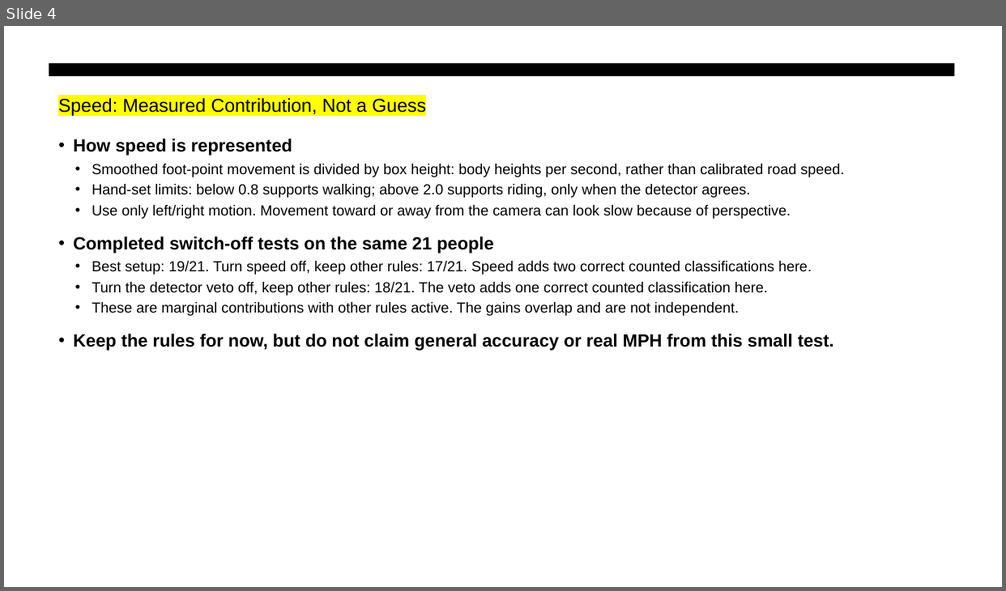
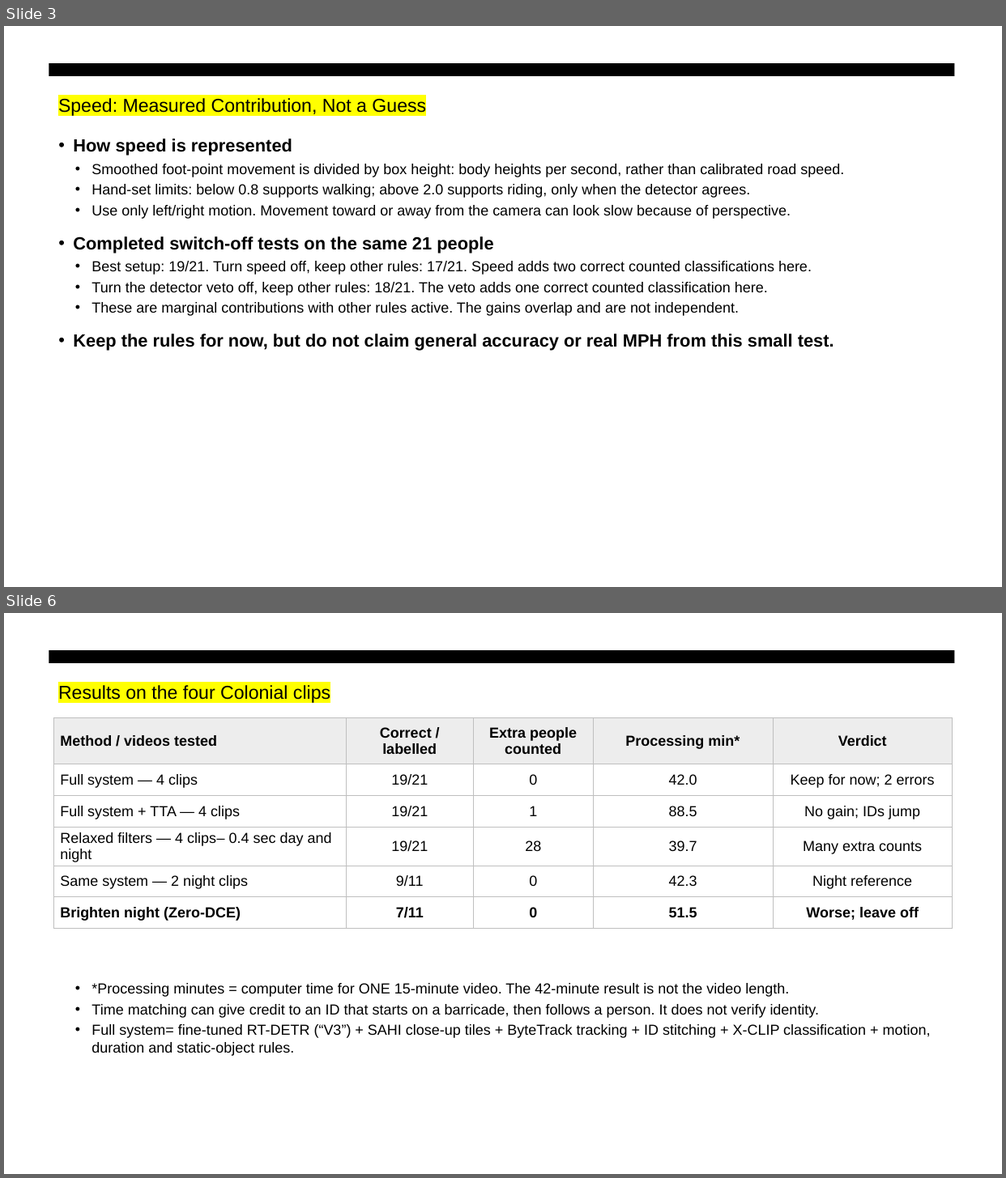
Before and after one commit to RithikaMathew/objectDetect, a slide deck: reports/presentations/bike_weekly_meeting_10_19_results.pptx. Shown one above the other, each under a label of ours: slide 4 before the commit, slides 3 and 6 after it; the slides between them are not shown. The pictures are 1006x591 and 1006x1178 pixels, drawn with LibreOffice and Linux fonts; fonts in the diff are those of the drawing. Boxes give left, top, right and bottom in pixels: in the first picture for what was removed or moved away, otherwise in the second. Text is boxed around its words. In the diff, an @@ line names an element or a change of style, - is before the commit and + after.

```diff
--- a/reports/presentations/bike_weekly_meeting_10_19_results.pptx
+++ b/reports/presentations/bike_weekly_meeting_10_19_results.pptx
@@ slide 6 added at (4,613,1002,1174), background #FFFFFF; not listed: 1 template element that a slide beside it also shows @@
@@ text added at (58,685,330,703), 18 pt, text #000000 @@
+Results on the four Colonial clips
@@ table added at (54,717,953,931), 6 rows, 5 columns @@
+Method / videos tested | Correct / labelled | Extra people counted | Processing min* | Verdict
+Full system — 4 clips | 19/21 | 0 | 42.0 | Keep for now; 2 errors
+Full system + TTA — 4 clips | 19/21 | 1 | 88.5 | No gain; IDs jump
+Relaxed filters — 4 clips– 0.4 sec day and night | 19/21 | 28 | 39.7 | Many extra counts
+Same system — 2 night clips | 9/11 | 0 | 42.3 | Night reference
+Brighten night (Zero-DCE) | 7/11 | 0 | 51.5 | Worse; leave off
@@ text added at (91,983,931,1056), 14 pt, text #000000 @@
+• *Processing minutes = computer time for ONE 15-minute video. The 42-minute result is not the video length.
+• Time matching can give credit to an ID that starts on a barricade, then follows a person. It does not verify identity.
+• Full system= fine-tuned RT-DETR (“V3”) + SAHI close-up tiles + ByteTrack tracking + ID stitching + X-CLIP classification + motion, duration and static-object rules.
@@ what was slide 4 is now slide 3 @@
```
Also in this commit, not shown: 1 slide changed, 5 other slides added, 10 slides removed, 45 other files.
